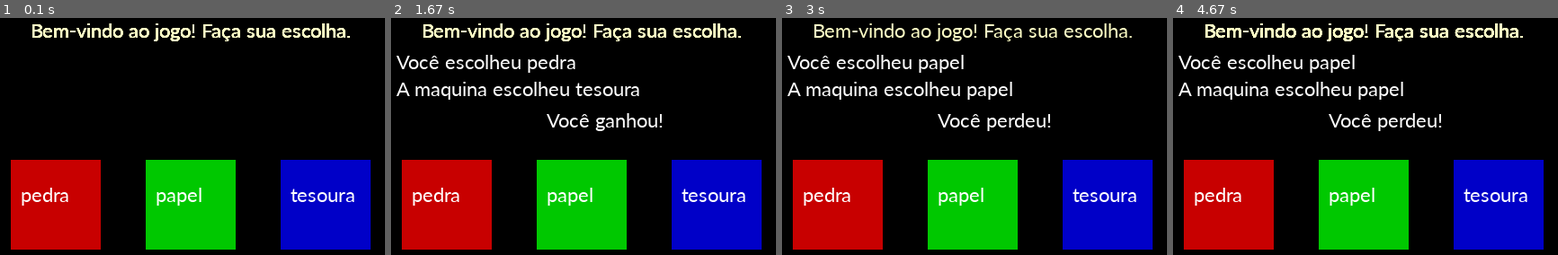
Above: before the commit, frames 1-4 (left to right).
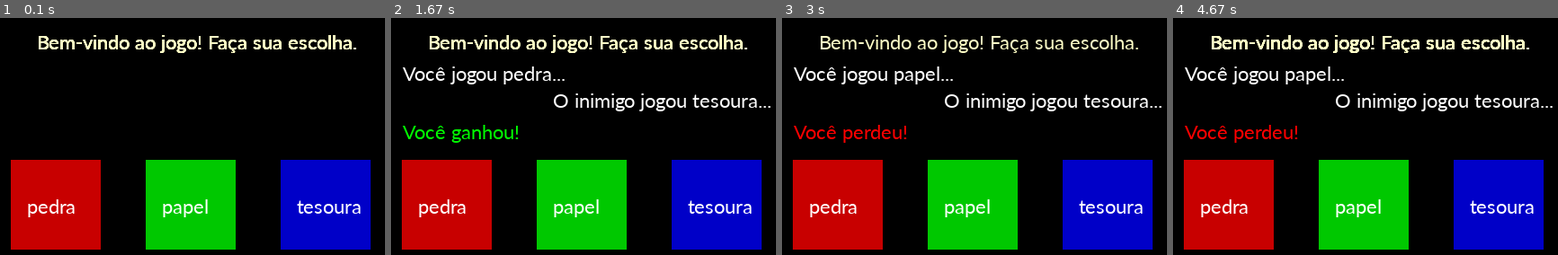
Above: after the commit, the same moments.

Repository: ifal-si-bacharel/jankenpoop
Game: pygame game, started from main.py
Two runs of this game, one before a commit and one after it. Both use one fixed random seed, a clock stepped at 60 frames per second and the inputs below.
Inputs (mouse positions are in pixels of both pictures, inside the frame that each line leads up to):
- Up to frame 1 (0.1 s): no input
- Up to frame 2 (1.67 s): click "pedra" at 0.38 s; click "tesoura" at 0.77 s; click (441, 236) at 1.15 s; click (outside the picture) at 1.62 s
- Up to frame 3 (3 s): move the mouse to (outside the picture) at 1.93 s; click (outside the picture) at 2.15 s; move the mouse to (951, 247) at 2.5 s; click (951, 247) at 2.75 s
- Up to frame 4 (4.67 s): move the mouse to (1350, 53) at 3.13 s; click (1350, 53) at 3.42 s; move the mouse to (1300, 36) at 3.83 s; click (1300, 36) at 4.15 s; move the mouse to (1481, 91) at 4.6 s

The runs differ from the first frame. In frame 1, 6.0% of the frame differs, in the area x 5-94%, y 2-85%; in frame 2, 12%, in the area x 1-99%, y 2-85%; in frame 3, 12%; in frame 4, 12%.

Commit message:
mensage bug fixed, align ajustments

Diff:
--- a/src/common/components/text.py
+++ b/src/common/components/text.py
@@ -13,13 +13,13 @@
     self.coordx = coordx
     self.coordy = coordy
 
-    self.half_font_width = self.font.get_linesize() / 2
+    self.half_font_width = self.font.get_linesize()+5
     self.half_font_height = self.font.get_height() / 2
     self.CENTER_CONSTANT = 25
 
     self.position = (
-      (self.screen_width / self.coordx - self.CENTER_CONSTANT) - self.half_font_width,
-      (self.coordy + self.CENTER_CONSTANT)
+      (self.screen_width / self.coordx) - self.half_font_width,
+      (self.coordy + self.CENTER_CONSTANT+self.half_font_height)
     )
 
     self.text = text
--- a/src/modules/game_screen/game_screen.py
+++ b/src/modules/game_screen/game_screen.py
@@ -3,7 +3,9 @@
 from src.modules.game_screen.script.match import player_choice, machine_choice, exit
 from src.common.components.text import Text
 
+
 display = window()
+display_width = display.get_width()
 
 button_pedra = Button(5,(200,0,0),'pedra')
 button_papel = Button(2,(0,200,0),'papel')
@@ -16,23 +18,24 @@
 welcome_text = Text("Bem-vindo ao jogo! Faça sua escolha.", (255, 255, 198), 4.5, 100)
 
 def choice(option):
+  set_fill()
+  check = player_choice(option)
+  print(display_width)
+  player_choice_text = Text(check[1], (255, 255, 255), 6,135)
 
-  check = player_choice(option)
-  print(check)
-  player_choice_text = Text(f'Você escolheu {exit[option-1]}', (255, 255, 255), 6,135)
-  machine_choice_text = Text(f'A maquina escolheu {exit[machine_choice()-1]}', (255, 255, 255), 6,165)
+  machine_choice_text = Text(check[2], (255, 255, 255), 2,165)
 
-  set_fill()
+
   player_choice_text.draw()
   machine_choice_text.draw()
-  if check == 1:
-    text = Text("Você ganhou!", (255,255,255), 2, 200)
+  if check[0] == 1:
+    text = Text("Você ganhou!", (0,255,0), 6,200)
     text.draw()
-  elif check == 0:
-    text = Text("Empate!", (255,255,255), 2, 200)
+  elif check[0] == 0:
+    text = Text("Empate!", (0,0,255), 6,200)
     text.draw()
   else:
-    text = Text("Você perdeu!", (255,255,255), 2, 200)
+    text = Text("Você perdeu!", (255,0,0), 6,200)
     text.draw()
 
 
--- a/src/modules/game_screen/script/match.py
+++ b/src/modules/game_screen/script/match.py
@@ -17,6 +17,6 @@
 
     result = rules[player_choice_index][computer_choice_index]
 
-    print(f"jogador: {exit[player_choice_index]} | inimigo: {exit[computer_choice_index]}")
 
-    return result
+
+    return [result,f"Você jogou {exit[player_choice_index]}...",f"O inimigo jogou {exit[computer_choice_index]}..."]
